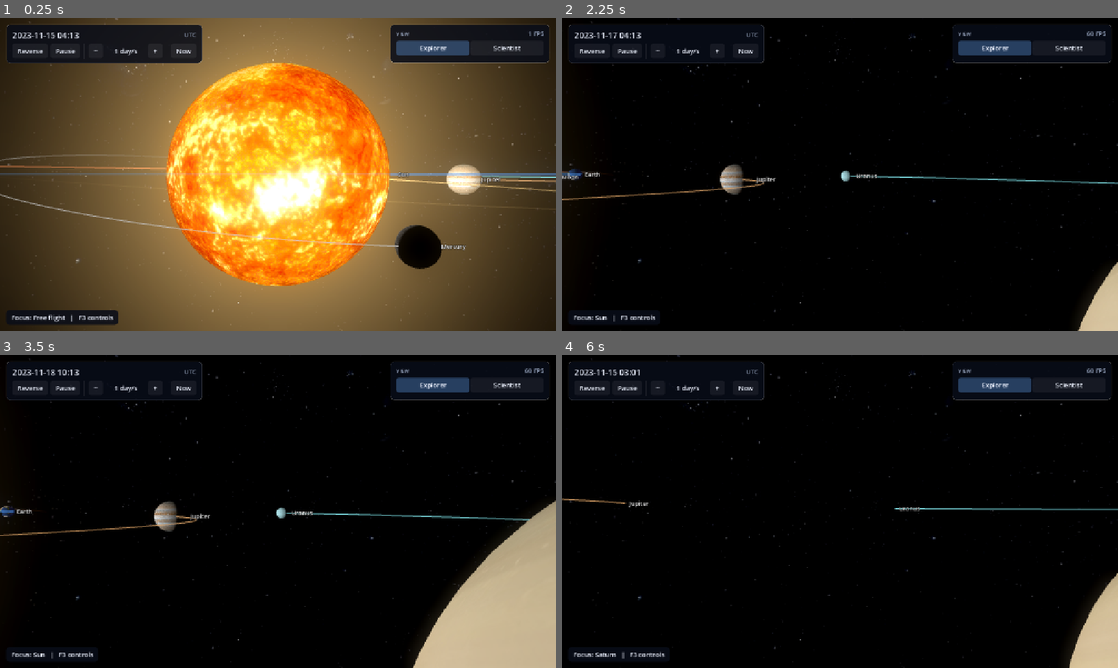
Above: before the commit, frames 1-4 (two rows, left to right).
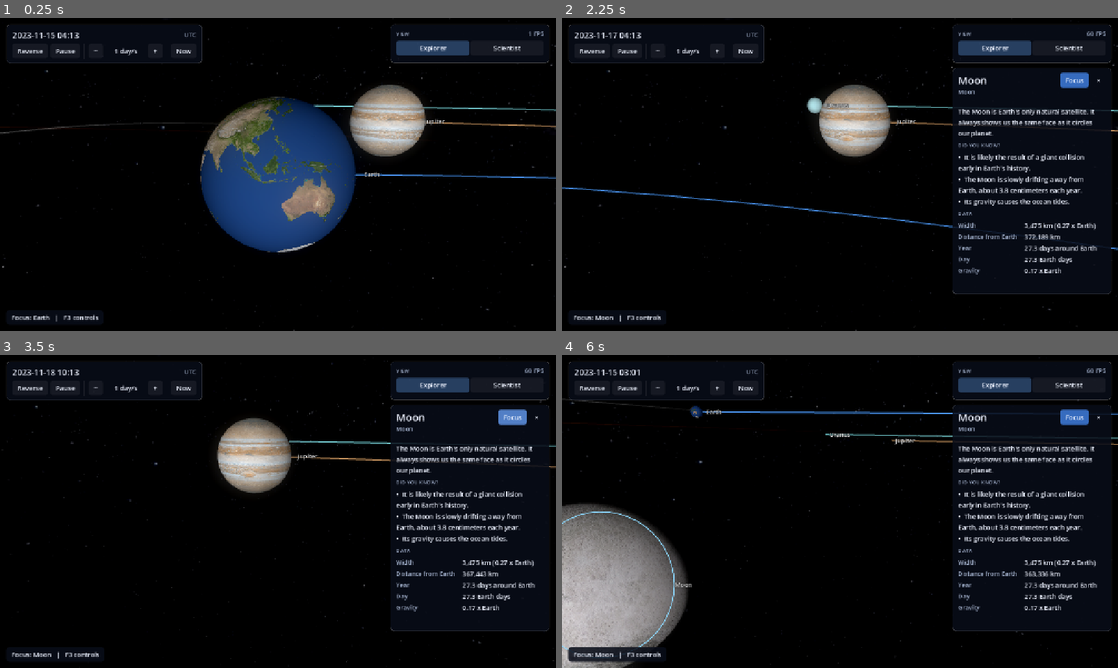
Above: after the commit, the same moments.

Repository: Ablebil/orrery
Game: Godot game, scene res://modes/explore/explore_mode.tscn
Two runs of this game, one before a commit and one after it. Both use one fixed random seed, a clock stepped at 60 frames per second and the inputs below.
Inputs (mouse positions are in pixels of both pictures, inside the frame that each line leads up to):
- Up to frame 1 (0.25 s): no input
- Up to frame 2 (2.25 s): tap Enter at 0.5 s; move the mouse to (962, 158) at 0.52 s; hold D (move_right) 0.53-1.25 s; hold Shift (boost) 0.53-1.25 s; click (962, 158) at 0.67 s; drag from (728, 190) to (812, 237) at 1.27 s; move the mouse to (895, 105) at 2.02 s; hold D (move_right) from 2.03 s (still down); hold Tab (focus_next) from 2.03 s (still down)
- Up to frame 3 (3.5 s): release D (move_right) at 2.75 s; release Tab (focus_next) at 2.75 s; click (511, 417) at 2.75 s, where only the run after the commit has a clickable "Focus"
- Up to frame 4 (6 s): drag from (812, 574) to (673, 464) at 3.52 s; move the mouse to (1006, 558) at 4.27 s; hold A (move_left) 4.28-5 s; hold T (scale_toggle) 4.28-5 s; drag from (673, 464) to (756, 433) at 5.02 s; move the mouse to (867, 511) at 5.77 s; hold S (move_back) from 5.78 s (still down); hold N (time_now) from 5.78 s (still down); click (867, 511) at 5.92 s

The runs differ from the first frame. In frame 1, 91% of the frame differs, in the area x 0-100%, y 0-100%; in frame 2, 9.2%; in frame 3, 16%; in frame 4, 16%.
Error before the commit: Parse Error: Static function "style_panel()" not found in base "Hud". (res://ui/info_panel.gd:24)
Error after the commit: Invalid access to property or key 'set_rings_visible' on a base object of type 'Node (preferences.gd)'. (res://ui/hud.gd:246)

Commit message:
style(ui): restyle info, tour, and sandbox panels and fit them to the screen

Diff:
--- a/godot/ui/info_panel.gd
+++ b/godot/ui/info_panel.gd
@@ -4,53 +4,65 @@
 signal focus_requested(body_id: String)
 signal close_requested
 
-const PANEL_WIDTH := 380
-const SCROLL_HEIGHT := 300
-const DIM_COLOR := Color(1, 1, 1, 0.6)
+const PANEL_WIDTH := 340
+const CONTENT_WIDTH := 306
+const SCROLL_HEIGHT := 420
+const MIN_SCROLL_HEIGHT := 140.0
 
 var body_id := ""
 
 var _scroll := ScrollContainer.new()
 var _title := Label.new()
 var _type := Label.new()
-var _summary := Label.new()
-var _facts_heading := Label.new()
+var _summary: Label
+var _facts_heading: Label
 var _facts := VBoxContainer.new()
 var _grid := GridContainer.new()
 var _row_labels: Array[Label] = []
 
 
 func _init() -> void:
-	Hud.style_panel(self)
 	custom_minimum_size = Vector2(PANEL_WIDTH, 0)
 	visible = false
 	var box := VBoxContainer.new()
 	add_child(box)
 	var header := HBoxContainer.new()
 	box.add_child(header)
-	_title.add_theme_font_size_override("font_size", 22)
-	_title.size_flags_horizontal = Control.SIZE_EXPAND_FILL
-	header.add_child(_title)
-	header.add_child(Hud.make_button("Focus", func() -> void: focus_requested.emit(body_id)))
-	header.add_child(Hud.make_button("X", func() -> void: close_requested.emit()))
-	_type.modulate = DIM_COLOR
-	box.add_child(_type)
+	var titles := VBoxContainer.new()
+	titles.size_flags_horizontal = Control.SIZE_EXPAND_FILL
+	titles.add_theme_constant_override("separation", 0)
+	header.add_child(titles)
+	_title.theme_type_variation = "TitleLabel"
+	titles.add_child(_title)
+	_type.theme_type_variation = "DimLabel"
+	titles.add_child(_type)
+	var actions := HBoxContainer.new()
+	actions.size_flags_vertical = Control.SIZE_SHRINK_BEGIN
+	header.add_child(actions)
+	actions.add_child(Hud.make_accent_button("Focus", func() -> void: focus_requested.emit(body_id), "Fly to this body"))
+	var close := Hud.make_button("×", func() -> void: close_requested.emit(), "Close (Esc)")
+	close.theme_type_variation = "FlatButton"
+	actions.add_child(close)
+	box.add_child(HSeparator.new())
 	_scroll.custom_minimum_size = Vector2(0, SCROLL_HEIGHT)
 	_scroll.horizontal_scroll_mode = ScrollContainer.SCROLL_MODE_DISABLED
 	box.add_child(_scroll)
-	var content := VBoxContainer.new()
-	content.size_flags_horizontal = Control.SIZE_EXPAND_FILL
-	_scroll.add_child(content)
-	_summary.autowrap_mode = TextServer.AUTOWRAP_WORD_SMART
-	_summary.custom_minimum_size = Vector2(PANEL_WIDTH - 30, 0)
+	var content := Hud.scroll_content(_scroll)
+	content.add_theme_constant_override("separation", 8)
+	_summary = Hud.make_wrapped_label("", CONTENT_WIDTH)
 	content.add_child(_summary)
-	_facts_heading.add_theme_font_size_override("font_size", 15)
-	_facts_heading.modulate = DIM_COLOR
+	_facts_heading = Hud.section_label("")
 	content.add_child(_facts_heading)
+	_facts.add_theme_constant_override("separation", 4)
 	content.add_child(_facts)
+	content.add_child(Hud.section_label("Data"))
 	_grid.columns = 2
-	_grid.add_theme_constant_override("h_separation", 14)
 	content.add_child(_grid)
+
+
+func _process(_delta: float) -> void:
+	if visible:
+		Hud.fit_scroll(self, _scroll, MIN_SCROLL_HEIGHT, SCROLL_HEIGHT)
 
 
 func present(
@@ -61,14 +73,13 @@
 	info: BodyInfoCatalog
 ) -> void:
 	var scientist := Preferences.is_scientist()
-	if body.id != body_id or not visible:
-		body_id = body.id
-		visible = true
+	body_id = body.id
+	visible = true
 	_scroll.scroll_vertical = 0
 	_title.text = body.display_name
 	_type.text = info.type_label(body.id)
 	_summary.text = info.summary(body.id, scientist)
-	_facts_heading.text = "Technical notes" if scientist else "Did you know?"
+	_facts_heading.text = ("Technical notes" if scientist else "Did you know?").to_upper()
 	_set_facts(info.facts(body.id, scientist))
 	refresh_values(body, parent, distance_km, speed_km_s)
 
@@ -87,11 +98,7 @@
 		_facts.remove_child(child)
 		child.queue_free()
 	for fact in facts:
-		var label := Label.new()
-		label.text = "- " + fact
-		label.autowrap_mode = TextServer.AUTOWRAP_WORD_SMART
-		label.custom_minimum_size = Vector2(PANEL_WIDTH - 30, 0)
-		_facts.add_child(label)
+		_facts.add_child(Hud.make_wrapped_label("•  " + fact, CONTENT_WIDTH))
 
 
 func _set_rows(rows: Array) -> void:
@@ -103,7 +110,7 @@
 	while _row_labels.size() < needed:
 		var label := Label.new()
 		if _row_labels.size() % 2 == 0:
-			label.modulate = DIM_COLOR
+			label.theme_type_variation = "DimLabel"
 		_row_labels.append(label)
 		_grid.add_child(label)
 	for index in rows.size():
--- a/godot/ui/sandbox_panel.gd
+++ b/godot/ui/sandbox_panel.gd
@@ -11,13 +11,14 @@
 signal selected_color_changed(color: Color)
 
 const PANEL_WIDTH := 340
-const SCROLL_HEIGHT := 380
+const CONTENT_WIDTH := 300
+const SCROLL_HEIGHT := 460
+const MIN_SCROLL_HEIGHT := 180.0
 const DEFAULT_LAUNCH_HINT := "Click the orbital plane to place a body, then drag to set its launch velocity."
 const EARTH_MASS_KG := 5.9722e24
 const MASS_LOG_RANGE := Vector2(-10.0, 6.5)
 const RADIUS_LOG_RANGE := Vector2(-0.5, 6.5)
 const SLIDER_STEP := 0.01
-const DIM_COLOR := Color(1, 1, 1, 0.6)
 const TEMPLATES := [
 	{
 		"name": "Asteroid",
@@ -57,6 +58,7 @@
 	},
 ]
 
+var _scroll := ScrollContainer.new()
 var _template_option := OptionButton.new()
 var _new_mass_slider := HSlider.new()
 var _new_mass_label := Label.new()
@@ -64,9 +66,9 @@
 var _new_radius_label := Label.new()
 var _new_color := ColorPickerButton.new()
 var _place_button := Button.new()
-var _launch_label := Label.new()
-var _count_label := Label.new()
-var _notice_label := Label.new()
+var _launch_label: Label
+var _count_label: Label
+var _notice_label: Label
 var _selected_box := VBoxContainer.new()
 var _selected_title := Label.new()
 var _selected_mass_slider := HSlider.new()
@@ -74,36 +76,39 @@
 var _selected_radius_slider := HSlider.new()
 var _selected_radius_label := Label.new()
 var _selected_color := ColorPickerButton.new()
+var _selected_color_row: HBoxContainer
 var _freeze_check := CheckButton.new()
-var _readout_label := Label.new()
+var _readout_label: Label
 
 
 func _init() -> void:
-	Hud.style_panel(self)
 	custom_minimum_size = Vector2(PANEL_WIDTH, 0)
 	var box := VBoxContainer.new()
 	add_child(box)
-	var heading := Label.new()
-	heading.text = "Sandbox"
-	heading.add_theme_font_size_override("font_size", 20)
-	box.add_child(heading)
-	_count_label.modulate = DIM_COLOR
-	box.add_child(_count_label)
-	var scroll := ScrollContainer.new()
-	scroll.custom_minimum_size = Vector2(0, SCROLL_HEIGHT)
-	scroll.horizontal_scroll_mode = ScrollContainer.SCROLL_MODE_DISABLED
-	box.add_child(scroll)
-	var content := VBoxContainer.new()
-	content.size_flags_horizontal = Control.SIZE_EXPAND_FILL
-	scroll.add_child(content)
+	var header := HBoxContainer.new()
+	box.add_child(header)
+	var heading := Hud.make_label("Sandbox", "HeaderLabel")
+	heading.size_flags_horizontal = Control.SIZE_EXPAND_FILL
+	header.add_child(heading)
+	_count_label = Hud.make_label("", "DimLabel")
+	header.add_child(_count_label)
+	box.add_child(HSeparator.new())
+	_scroll.custom_minimum_size = Vector2(0, SCROLL_HEIGHT)
+	_scroll.horizontal_scroll_mode = ScrollContainer.SCROLL_MODE_DISABLED
+	box.add_child(_scroll)
+	var content := Hud.scroll_content(_scroll)
 	_build_selected_section(content)
 	_build_new_body_section(content)
-	_notice_label.modulate = Color(1.0, 0.75, 0.45)
-	_notice_label.autowrap_mode = TextServer.AUTOWRAP_WORD_SMART
-	_notice_label.custom_minimum_size = Vector2(PANEL_WIDTH - 24, 0)
+	_notice_label = Hud.make_wrapped_label("", CONTENT_WIDTH, "WarningLabel")
+	_notice_label.visible = false
 	box.add_child(_notice_label)
-	box.add_child(Hud.make_button("Reset to the solar system", func() -> void: reset_pressed.emit()))
+	box.add_child(HSeparator.new())
+	box.add_child(Hud.make_button("Reset to the solar system", func() -> void: reset_pressed.emit(), "Restore the planets at the current simulation date"))
 	_apply_template(1)
+
+
+func _process(_delta: float) -> void:
+	Hud.fit_scroll(self, _scroll, MIN_SCROLL_HEIGHT, SCROLL_HEIGHT)
 
 
 func new_body_spec() -> Dictionary:
@@ -120,11 +125,12 @@
 
 
 func set_body_count(count: int, cap: int) -> void:
-	_count_label.text = "Bodies: %d / %d" % [count, cap]
+	_count_label.text = "%d / %d bodies" % [count, cap]
 
 
 func set_placing(active: bool) -> void:
 	_place_button.set_pressed_no_signal(active)
+	_place_button.text = "Placing... (Esc to stop)" if active else "Place body"
 
 
 func set_launch_text(text: String) -> void:
@@ -133,6 +139,7 @@
 
 func set_notice(text: String) -> void:
 	_notice_label.text = text
+	_notice_label.visible = text != ""
 
 
 func show_selected(
@@ -146,7 +153,7 @@
 	_selected_radius_label.text = _radius_text(radius_km)
 	_freeze_check.set_pressed_no_signal(frozen)
 	_selected_color.color = color
-	_selected_color.visible = colorable
+	_selected_color_row.visible = colorable
 
 
 func hide_selected() -> void:
@@ -158,109 +165,109 @@
 
 
 func _build_new_body_section(box: VBoxContainer) -> void:
-	box.add_child(_section_label("New body"))
+	box.add_child(Hud.section_label("New body"))
 	for template in TEMPLATES:
 		_template_option.add_item(template["name"])
 	_template_option.select(1)
 	_template_option.focus_mode = Control.FOCUS_NONE
 	_template_option.item_selected.connect(_apply_template)
 	box.add_child(_template_option)
-	_configure_slider(_new_mass_slider, MASS_LOG_RANGE)
+	_add_slider(box, _new_mass_label, _new_mass_slider, MASS_LOG_RANGE)
 	_new_mass_slider.value_changed.connect(
 		func(value: float) -> void: _new_mass_label.text = _mass_text(_mass_from_slider(value))
 	)
-	box.add_child(_new_mass_label)
-	box.add_child(_new_mass_slider)
-	_configure_slider(_new_radius_slider, RADIUS_LOG_RANGE)
+	_add_slider(box, _new_radius_label, _new_radius_slider, RADIUS_LOG_RANGE)
 	_new_radius_slider.value_changed.connect(
 		func(value: float) -> void: _new_radius_label.text = _radius_text(_radius_from_slider(value))
 	)
-	box.add_child(_new_radius_label)
-	box.add_child(_new_radius_slider)
-	var color_row := HBoxContainer.new()
-	var color_label := Label.new()
-	color_label.text = "Color"
-	color_label.size_flags_horizontal = Control.SIZE_EXPAND_FILL
-	color_row.add_child(color_label)
-	_new_color.custom_minimum_size = Vector2(70, 0)
-	_new_color.focus_mode = Control.FOCUS_NONE
-	color_row.add_child(_new_color)
-	box.add_child(color_row)
+	box.add_child(_color_row("Color", _new_color))
 	_place_button.text = "Place body"
 	_place_button.toggle_mode = true
+	_place_button.theme_type_variation = "AccentButton"
 	_place_button.focus_mode = Control.FOCUS_NONE
-	_place_button.toggled.connect(func(active: bool) -> void: place_toggled.emit(active))
+	_place_button.tooltip_text = "Click and drag on the orbital plane to launch a body"
+	_place_button.toggled.connect(
+		func(active: bool) -> void:
+			set_placing(active)
+			place_toggled.emit(active)
+	)
 	box.add_child(_place_button)
-	_launch_label.text = DEFAULT_LAUNCH_HINT
-	_launch_label.modulate = DIM_COLOR
-	_launch_label.autowrap_mode = TextServer.AUTOWRAP_WORD_SMART
-	_launch_label.custom_minimum_size = Vector2(PANEL_WIDTH - 24, 0)
+	_launch_label = Hud.make_wrapped_label(DEFAULT_LAUNCH_HINT, CONTENT_WIDTH, "DimLabel")
 	box.add_child(_launch_label)
 
 
 func _build_selected_section(box: VBoxContainer) -> void:
 	_selected_box.visible = false
 	box.add_child(_selected_box)
-	_selected_box.add_child(_section_label("Selected body"))
-	_selected_title.add_theme_font_size_override("font_size", 18)
+	_selected_box.add_child(Hud.section_label("Selected body"))
+	_selected_title.theme_type_variation = "HeaderLabel"
 	_selected_box.add_child(_selected_title)
-	_configure_slider(_selected_mass_slider, MASS_LOG_RANGE)
+	_readout_label = Hud.make_label("", "DimLabel")
+	_selected_box.add_child(_readout_label)
+	_add_slider(_selected_box, _selected_mass_label, _selected_mass_slider, MASS_LOG_RANGE)
 	_selected_mass_slider.value_changed.connect(
 		func(value: float) -> void:
 			var mass := _mass_from_slider(value)
 			_selected_mass_label.text = _mass_text(mass)
 			selected_mass_changed.emit(mass)
 	)
-	_selected_box.add_child(_selected_mass_label)
-	_selected_box.add_child(_selected_mass_slider)
-	_configure_slider(_selected_radius_slider, RADIUS_LOG_RANGE)
+	_add_slider(_selected_box, _selected_radius_label, _selected_radius_slider, RADIUS_LOG_RANGE)
 	_selected_radius_slider.value_changed.connect(
 		func(value: float) -> void:
 			var radius := _radius_from_slider(value)
 			_selected_radius_label.text = _radius_text(radius)
 			selected_radius_changed.emit(radius)
 	)
-	_selected_box.add_child(_selected_radius_label)
-	_selected_box.add_child(_selected_radius_slider)
-	_selected_color.custom_minimum_size = Vector2(70, 0)
-	_selected_color.focus_mode = Control.FOCUS_NONE
 	_selected_color.color_changed.connect(func(color: Color) -> void: selected_color_changed.emit(color))
-	_selected_box.add_child(_selected_color)
+	_selected_color_row = _color_row("Color", _selected_color)
+	_selected_box.add_child(_selected_color_row)
 	_freeze_check.text = "Freeze in place"
 	_freeze_check.focus_mode = Control.FOCUS_NONE
+	_freeze_check.tooltip_text = "Hold this body still while it keeps pulling on others"
 	_freeze_check.toggled.connect(func(frozen: bool) -> void: freeze_toggled.emit(frozen))
 	_selected_box.add_child(_freeze_check)
-	_readout_label.modulate = DIM_COLOR
-	_selected_box.add_child(_readout_label)
 	var buttons := HBoxContainer.new()
-	buttons.add_child(Hud.make_button("Focus", func() -> void: focus_pressed.emit()))
-	buttons.add_child(Hud.make_button("Remove", func() -> void: remove_pressed.emit()))
+	var focus := Hud.make_button("Focus", func() -> void: focus_pressed.emit(), "Fly to this body")
+	focus.size_flags_horizontal = Control.SIZE_EXPAND_FILL
+	var remove := Hud.make_button("Remove", func() -> void: remove_pressed.emit(), "Delete this body (Del)")
+	remove.size_flags_horizontal = Control.SIZE_EXPAND_FILL
+	buttons.add_child(focus)
+	buttons.add_child(remove)
 	_selected_box.add_child(buttons)
-
-
-func _apply_template(index: int) -> void:
-	var template: Dictionary = TEMPLATES[index]
-	_new_mass_slider.value = _slider_from_mass(float(template["mass_earths"]) * EARTH_MASS_KG)
-	_new_radius_slider.value = _slider_from_radius(template["radius_km"])
-	_new_color.color = template["color"]
-	_new_mass_label.text = _mass_text(float(template["mass_earths"]) * EARTH_MASS_KG)
-	_new_radius_label.text = _radius_text(template["radius_km"])
-
-
-func _section_label(text: String) -> Label:
-	var label := Label.new()
-	label.text = text
-	label.add_theme_font_size_override("font_size", 15)
-	label.modulate = DIM_COLOR
-	return label
-
-
-func _configure_slider(slider: HSlider, range_values: Vector2) -> void:
+	_selected_box.add_child(HSeparator.new())
+
+
+func _add_slider(box: VBoxContainer, label: Label, slider: HSlider, range_values: Vector2) -> void:
+	label.theme_type_variation = "DimLabel"
+	box.add_child(label)
 	slider.min_value = range_values.x
 	slider.max_value = range_values.y
 	slider.step = SLIDER_STEP
 	slider.focus_mode = Control.FOCUS_NONE
-	slider.custom_minimum_size = Vector2(0, 20)
+	slider.custom_minimum_size = Vector2(0, 18)
+	box.add_child(slider)
+
+
+func _color_row(text: String, picker: ColorPickerButton) -> HBoxContainer:
+	var row := HBoxContainer.new()
+	var label := Hud.make_label(text, "DimLabel")
+	label.size_flags_horizontal = Control.SIZE_EXPAND_FILL
+	row.add_child(label)
+	picker.custom_minimum_size = Vector2(72, 24)
+	picker.focus_mode = Control.FOCUS_NONE
+	picker.edit_alpha = false
+	row.add_child(picker)
+	return row
+
+
+func _apply_template(index: int) -> void:
+	var template: Dictionary = TEMPLATES[index]
+	var mass: float = float(template["mass_earths"]) * EARTH_MASS_KG
+	_new_mass_slider.set_value_no_signal(_slider_from_mass(mass))
+	_new_radius_slider.set_value_no_signal(_slider_from_radius(template["radius_km"]))
+	_new_color.color = template["color"]
+	_new_mass_label.text = _mass_text(mass)
+	_new_radius_label.text = _radius_text(template["radius_km"])
 
 
 func _mass_from_slider(value: float) -> float:
@@ -280,18 +287,16 @@
 
 
 func _mass_text(mass_kg: float) -> String:
-	var earths := mass_kg / EARTH_MASS_KG
-	var earth_text := _earth_ratio_text(earths)
-	return "Mass: %s Earths (%s kg)" % [earth_text, BodyFacts.format_scientific(mass_kg, 2)]
+	return "Mass   %s Earths  (%s kg)" % [_earth_ratio_text(mass_kg / EARTH_MASS_KG), BodyFacts.format_scientific(mass_kg, 2)]
 
 
 func _radius_text(radius_km: float) -> String:
-	return "Radius: %s km" % BodyFacts.format_number(radius_km, 1 if radius_km < 100.0 else 0)
+	return "Radius   %s km" % BodyFacts.format_number(radius_km, 1 if radius_km < 100.0 else 0)
 
 
 func _earth_ratio_text(earths: float) -> String:
 	if earths >= 100.0:
-		return "%.0f" % earths
+		return BodyFacts.format_number(earths, 0)
 	if earths >= 10.0:
 		return "%.1f" % earths
 	if earths >= 1.0:
--- a/godot/ui/tour_menu.gd
+++ b/godot/ui/tour_menu.gd
@@ -2,30 +2,42 @@
 extends PanelContainer
 
 signal tour_selected(tour_id: String)
+signal close_requested
 
-const MENU_WIDTH := 300
-const DIM_COLOR := Color(1, 1, 1, 0.6)
+const MENU_WIDTH := 330
+const CONTENT_WIDTH := 300
 
 
 func _init() -> void:
-	Hud.style_panel(self)
 	custom_minimum_size = Vector2(MENU_WIDTH, 0)
 	visible = false
 
 
 func populate(tours: Array[Dictionary]) -> void:
 	var box := VBoxContainer.new()
+	box.add_theme_constant_override("separation", 8)
 	add_child(box)
-	var heading := Label.new()
-	heading.text = "Guided tours"
-	heading.add_theme_font_size_override("font_size", 18)
-	box.add_child(heading)
+	var header := HBoxContainer.new()
+	box.add_child(header)
+	var heading := Hud.make_label("Guided tours", "HeaderLabel")
+	heading.size_flags_horizontal = Control.SIZE_EXPAND_FILL
+	header.add_child(heading)
+	var close := Hud.make_button("×", func() -> void: close_requested.emit(), "Close (Esc)")
+	close.theme_type_variation = "FlatButton"
+	header.add_child(close)
 	for tour in tours:
 		var tour_id: String = tour["id"]
-		box.add_child(Hud.make_button(tour["title"], func() -> void: tour_selected.emit(tour_id)))
-		var summary := Label.new()
-		summary.text = tour.get("summary", "")
-		summary.modulate = DIM_COLOR
-		summary.autowrap_mode = TextServer.AUTOWRAP_WORD_SMART
-		summary.custom_minimum_size = Vector2(MENU_WIDTH - 24, 0)
-		box.add_child(summary)
+		var card := VBoxContainer.new()
+		card.add_theme_constant_override("separation", 2)
+		box.add_child(HSeparator.new())
+		box.add_child(card)
+		var title_row := HBoxContainer.new()
+		card.add_child(title_row)
+		var title := Hud.make_label(tour["title"])
+		title.size_flags_horizontal = Control.SIZE_EXPAND_FILL
+		title_row.add_child(title)
+		title_row.add_child(Hud.make_label("%d stops" % tour["steps"].size(), "DimLabel"))
+		card.add_child(Hud.make_wrapped_label(tour.get("summary", ""), CONTENT_WIDTH, "DimLabel"))
+		var start := Hud.make_accent_button("Start tour", func() -> void: tour_selected.emit(tour_id))
+		start.size_flags_horizontal = Control.SIZE_SHRINK_END
+		card.add_child(start)
--- a/godot/ui/tour_panel.gd
+++ b/godot/ui/tour_panel.gd
@@ -5,49 +5,60 @@
 signal next_pressed
 signal exit_pressed
 
-const PANEL_WIDTH := 600
-const DIM_COLOR := Color(1, 1, 1, 0.6)
+const PANEL_WIDTH := 620
+const CONTENT_WIDTH := 590
 
-var _tour_title := Label.new()
-var _counter := Label.new()
+var _tour_title: Label
+var _counter: Label
 var _step_title := Label.new()
-var _text := Label.new()
+var _text: Label
+var _progress := ProgressBar.new()
 var _previous_button: Button
 var _next_button: Button
 
 
 func _init() -> void:
-	Hud.style_panel(self)
 	custom_minimum_size = Vector2(PANEL_WIDTH, 0)
 	visible = false
 	var box := VBoxContainer.new()
 	add_child(box)
 	var header := HBoxContainer.new()
 	box.add_child(header)
-	_tour_title.modulate = DIM_COLOR
+	_tour_title = Hud.section_label("")
 	_tour_title.size_flags_horizontal = Control.SIZE_EXPAND_FILL
 	header.add_child(_tour_title)
-	_counter.modulate = DIM_COLOR
+	_counter = Hud.make_label("", "DimLabel")
 	header.add_child(_counter)
-	_step_title.add_theme_font_size_override("font_size", 22)
+	_progress.show_percentage = false
+	_progress.custom_minimum_size = Vector2(0, 3)
+	_progress.add_theme_stylebox_override("background", OrreryTheme.box(Color(1, 1, 1, 0.08), 2, 0.0, 0.0))
+	_progress.add_theme_stylebox_override("fill", OrreryTheme.box(OrreryTheme.ACCENT, 2, 0.0, 0.0))
+	box.add_child(_progress)
+	_step_title.theme_type_variation = "TitleLabel"
 	box.add_child(_step_title)
-	_text.autowrap_mode = TextServer.AUTOWRAP_WORD_SMART
-	_text.custom_minimum_size = Vector2(PANEL_WIDTH - 24, 0)
+	_text = Hud.make_wrapped_label("", CONTENT_WIDTH)
 	box.add_child(_text)
 	var buttons := HBoxContainer.new()
 	buttons.alignment = BoxContainer.ALIGNMENT_END
 	box.add_child(buttons)
-	_previous_button = Hud.make_button("Previous", func() -> void: previous_pressed.emit())
-	_next_button = Hud.make_button("Next", func() -> void: next_pressed.emit())
+	var exit := Hud.make_button("Exit tour", func() -> void: exit_pressed.emit(), "Leave the tour (Esc)")
+	exit.theme_type_variation = "FlatButton"
+	buttons.add_child(exit)
+	var spacer := Control.new()
+	spacer.size_flags_horizontal = Control.SIZE_EXPAND_FILL
+	buttons.add_child(spacer)
+	_previous_button = Hud.make_button("Previous", func() -> void: previous_pressed.emit(), "Previous step (Left)")
+	_next_button = Hud.make_accent_button("Next", func() -> void: next_pressed.emit(), "Next step (Right or Enter)")
 	buttons.add_child(_previous_button)
 	buttons.add_child(_next_button)
-	buttons.add_child(Hud.make_button("Exit", func() -> void: exit_pressed.emit()))
 
 
 func show_step(tour_title: String, step: Dictionary, index: int, count: int) -> void:
 	visible = true
-	_tour_title.text = tour_title
-	_counter.text = "%d / %d" % [index + 1, count]
+	_tour_title.text = tour_title.to_upper()
+	_counter.text = "Step %d of %d" % [index + 1, count]
+	_progress.max_value = count
+	_progress.value = index + 1
 	_step_title.text = step["title"]
 	_text.text = _text_for(step)
 	_previous_button.disabled = index == 0
